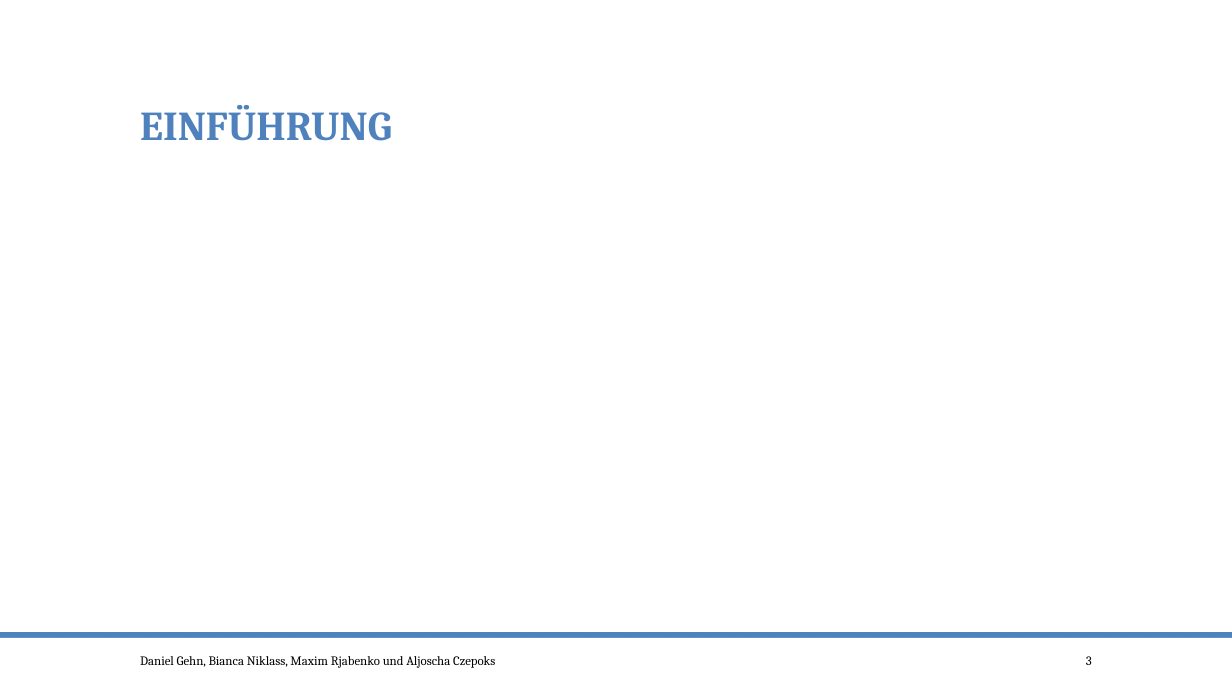
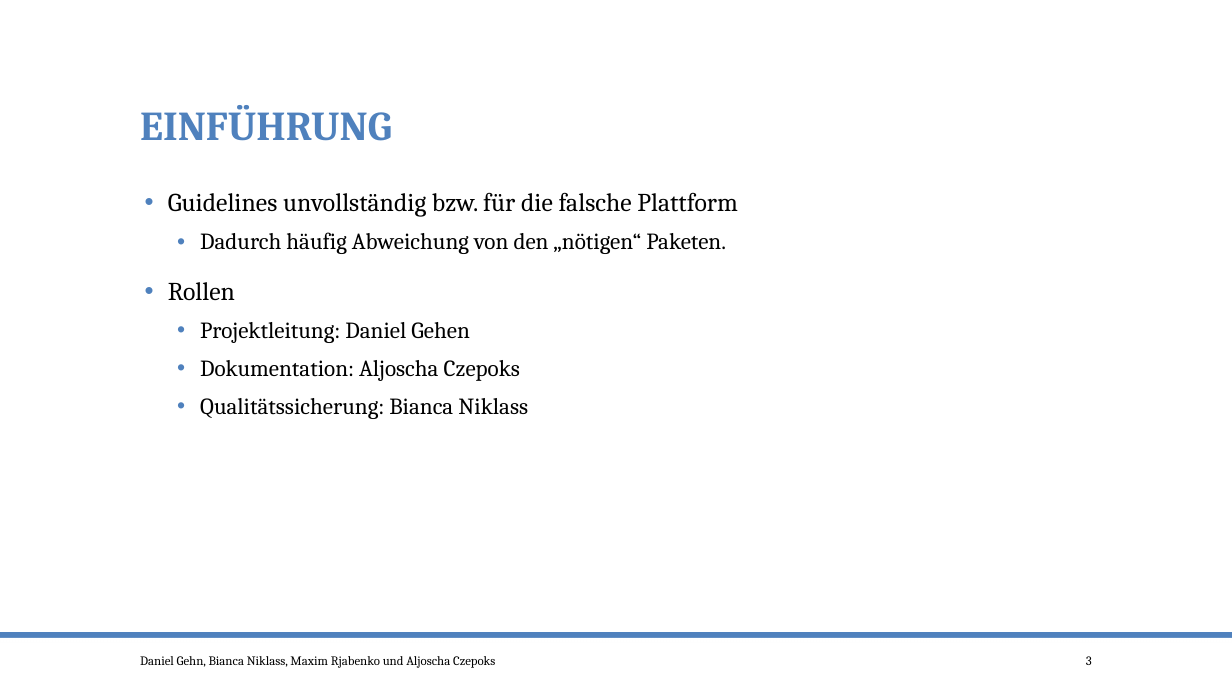
Before and after one commit to po-test-ws-2015/test-cycle, a slide deck: slide 3 of TestenMileStone1.pptx. Drawn at 1232x693 pixels with LibreOffice and Linux fonts; fonts in the diff are those of the drawing. Boxes give left, top, right and bottom in pixels: in the first picture for what was removed or moved away, otherwise in the second. Text is boxed around its words. In the diff, an @@ line names an element or a change of style, - is before the commit and + after.

Commit message:
Einführung aktualisiert. Rollen ergänzt.

```diff
--- a/TestenMileStone1.pptx
+++ b/TestenMileStone1.pptx
@@ text added at bbox=[168, 192, 738, 419], 18 pt, text #000000 @@
+• Guidelines unvollständig bzw. für die falsche Plattform
+  • Dadurch häufig Abweichung von den „nötigen“ Paketen.
+• Rollen
+  • Projektleitung: Daniel Gehen
+  • Dokumentation: Aljoscha Czepoks
+  • Qualitätssicherung: Bianca Niklass
```
Also in this commit, not shown: 1 other slide changed.
